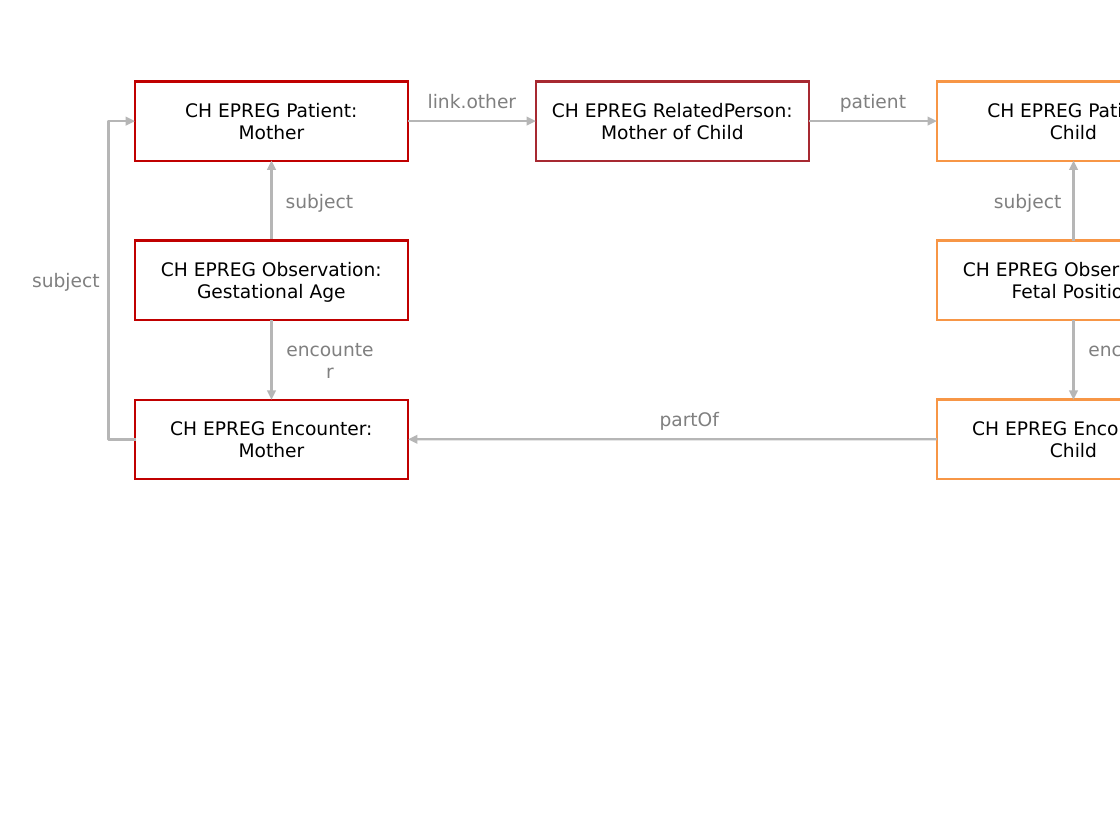
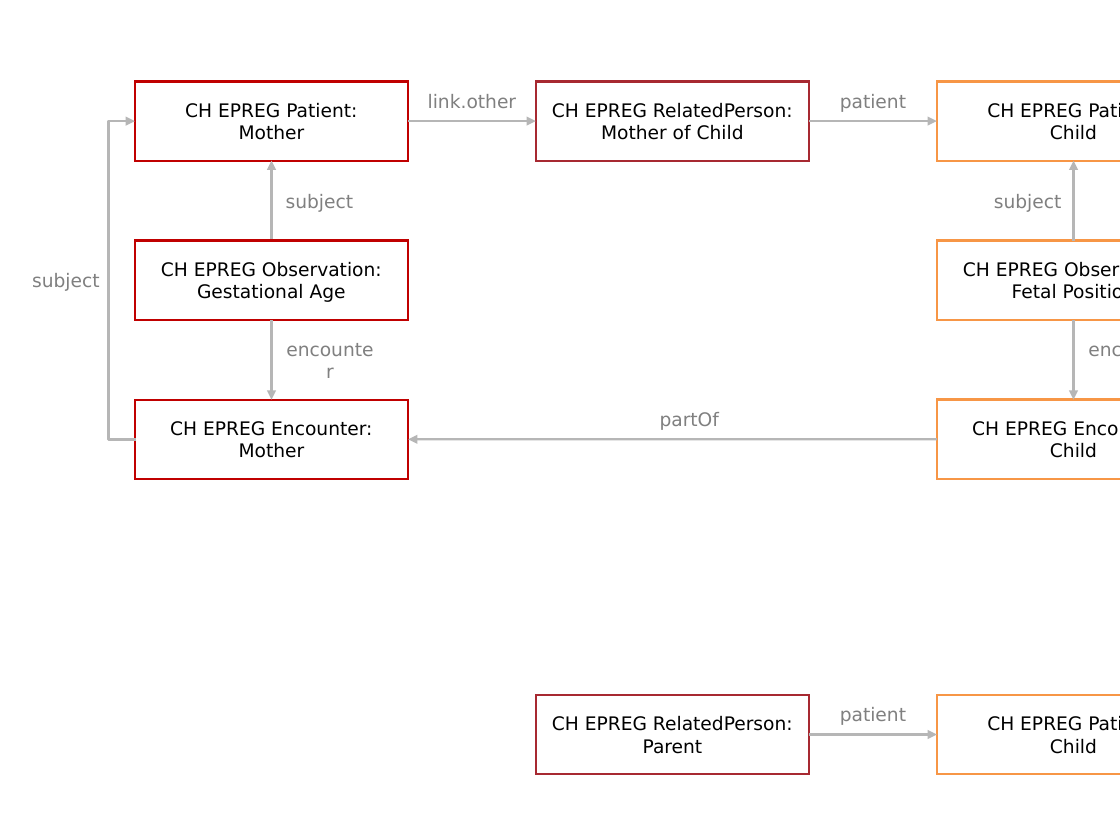
Before and after one commit to hl7ch/ch-epreg, a slide deck: slide 3 of additional-ig-content/illustrations.pptx. Drawn at 1120x840 pixels with LibreOffice and Linux fonts; fonts in the diff are those of the drawing. Boxes give left, top, right and bottom in pixels: in the first picture for what was removed or moved away, otherwise in the second. Text is boxed around its words. In the diff, an @@ line names an element or a change of style, - is before the commit and + after.

Commit message:
rename guidance and add parent relationship

```diff
--- a/additional-ig-content/illustrations.pptx
+++ b/additional-ig-content/illustrations.pptx
@@ rectangle added at <box>535,694,809,774</box>, outline #A72931 1.5 pt, 12 pt, text #000000 @@
+CH EPREG RelatedPerson:
+Parent
@@ text added at <box>840,707,906,725</box>, 12 pt, text #808080 @@
+patient
@@ rectangle added at <box>936,694,1120,774</box>, outline #F79646 1.5 pt, 12 pt, text #000000 @@
+CH EPREG Patient:
+Child
@@ arrow added from (810, 735) to (936, 735), #B6B6B6 1.5 pt @@
```
Also in this commit, not shown: 4 other files.
